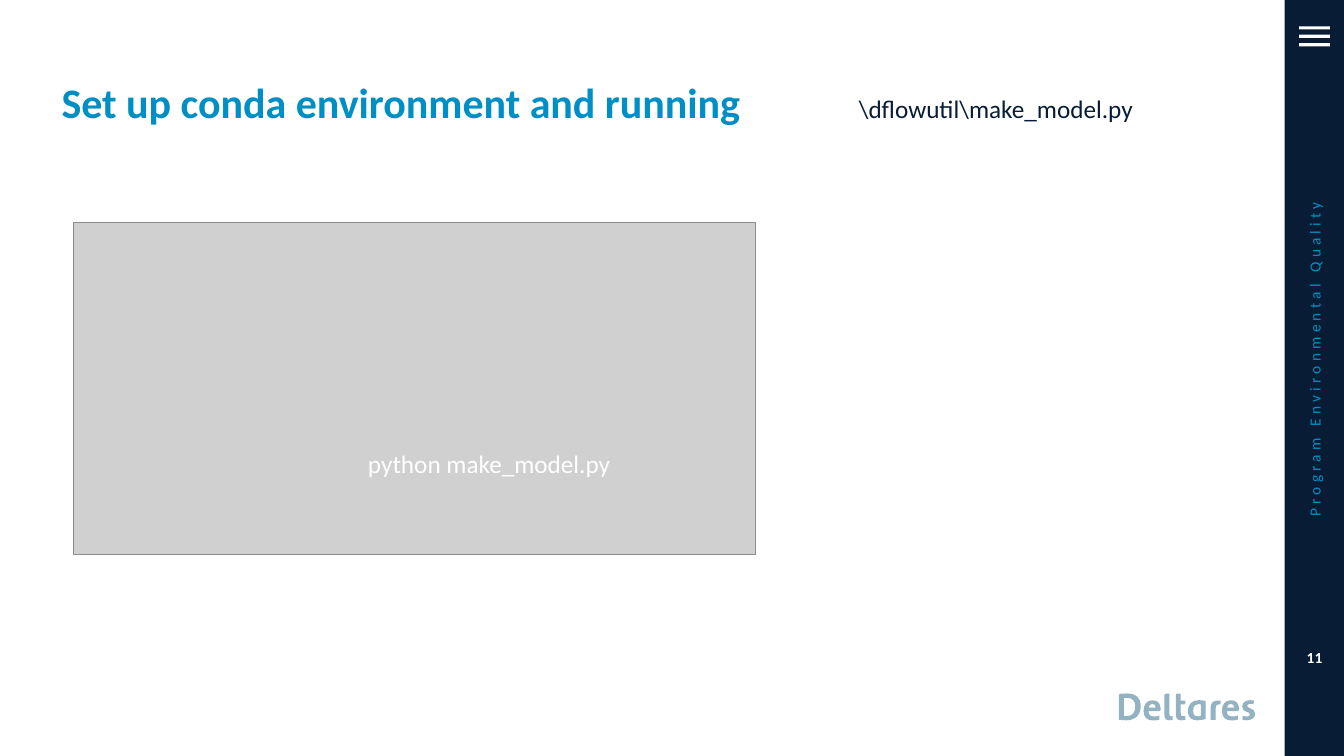
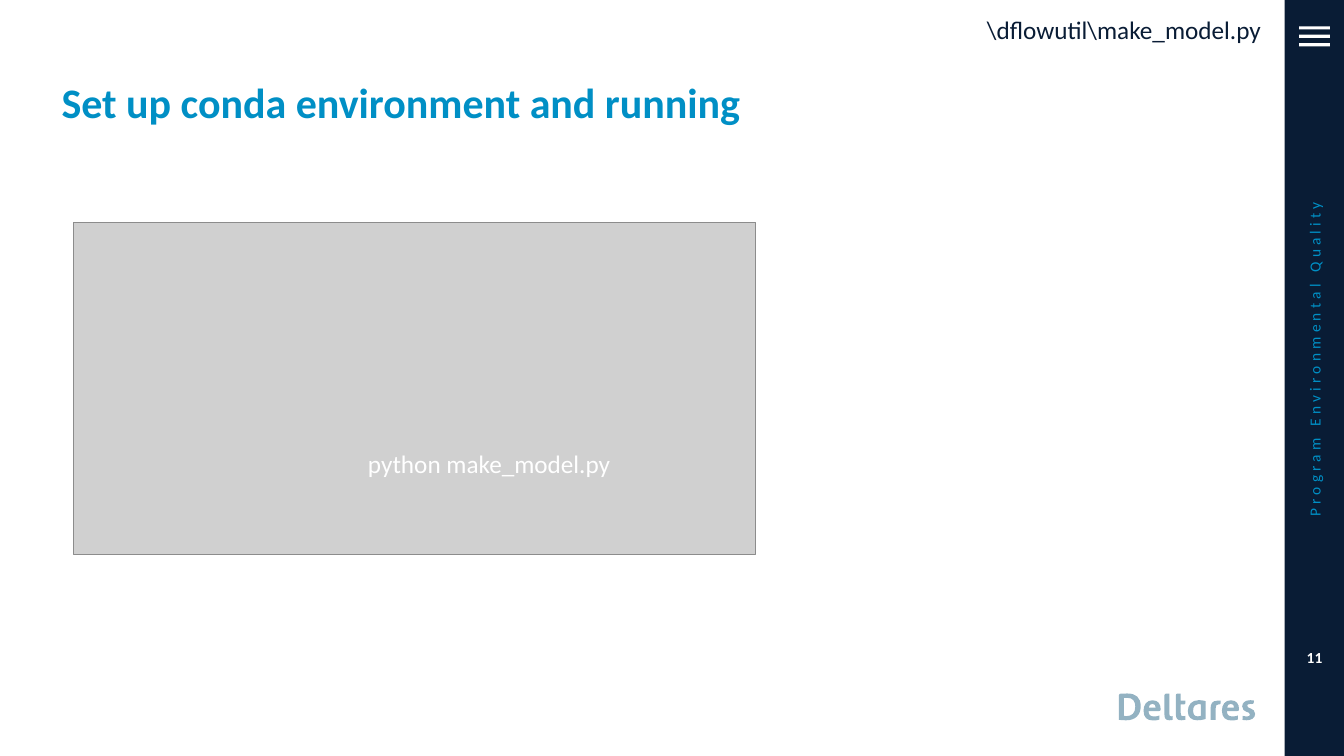
Before and after one commit to RSchueder/dflowutil, a slide deck: slide 11 of DFMWAQ_with_python.pptx. Drawn at 1344x756 pixels with LibreOffice and Linux fonts; fonts in the diff are those of the drawing; grey boxes stand for pictures; background and template pictures are left out. Boxes give left, top, right and bottom in pixels: in the first picture for what was removed or moved away, otherwise in the second. Text is boxed around its words. In the diff, an @@ line names an element or a change of style, - is before the commit and + after.

```diff
--- a/DFMWAQ_with_python.pptx
+++ b/DFMWAQ_with_python.pptx
@@ text "\dflowutil\make_model.py": place and size @@
-text "\dflowutil\make_model.py" at box(859, 100, 1133, 122)
+text "\dflowutil\make_model.py" at box(987, 21, 1261, 43)
```
Also in this commit, not shown: 14 other slides changed, 3 slides added, 6 other files.
